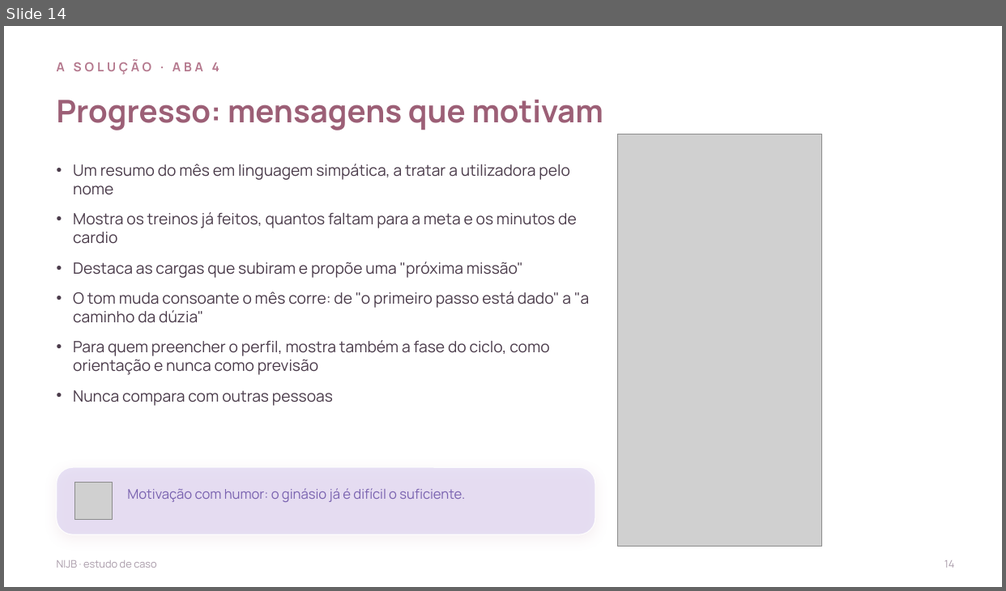
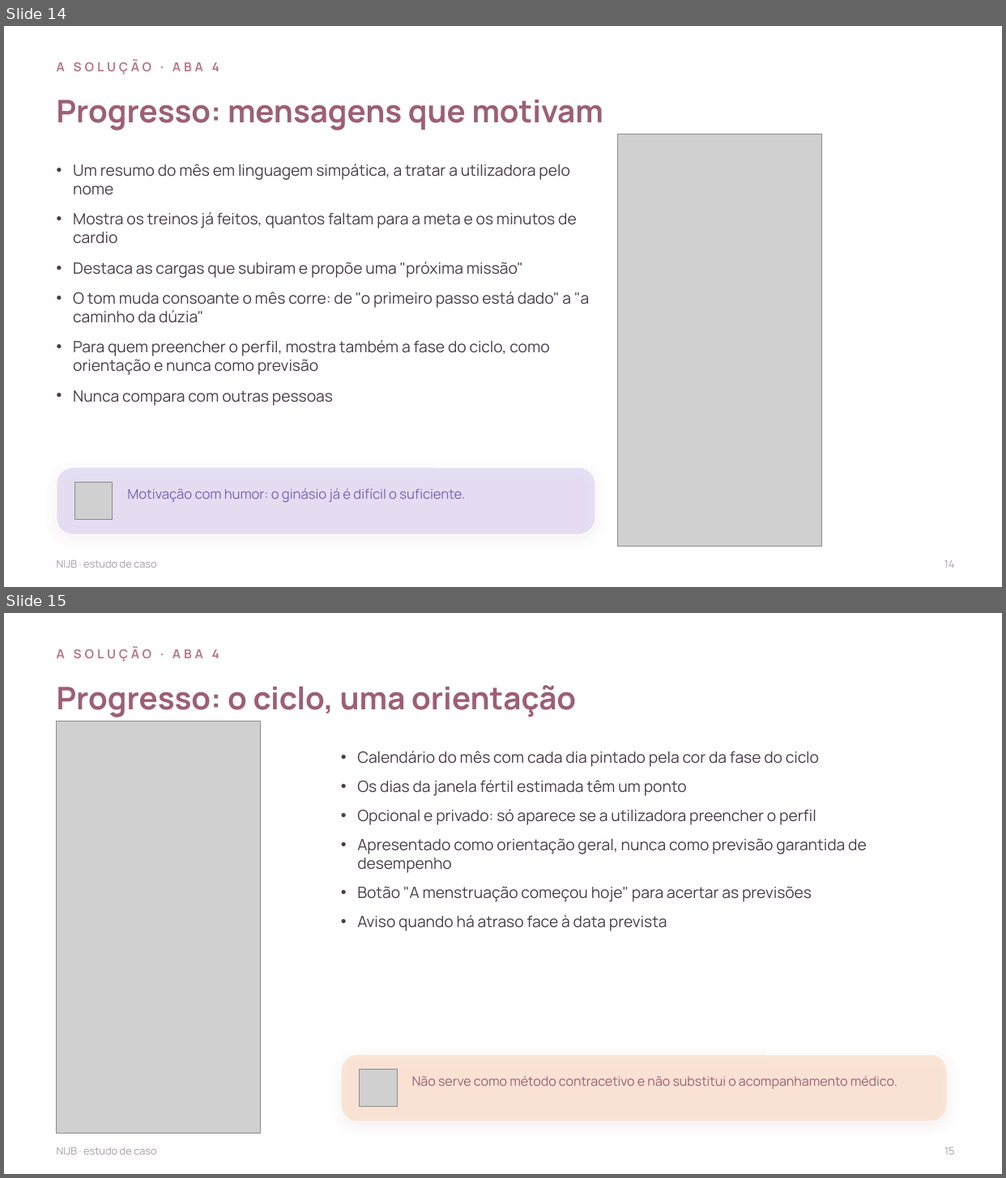
Before and after one commit to nauquero/nau-quero, a slide deck: NIJB-estudo-de-caso-completo.pptx. Shown one above the other, each under a label of ours: slide 14 before the commit, slides 14 and 15 after it. The pictures are 1006x591 and 1006x1178 pixels, drawn with LibreOffice and Linux fonts; fonts in the diff are those of the drawing; grey boxes stand for pictures; background and template pictures are left out. Boxes give left, top, right and bottom in pixels: in the first picture for what was removed or moved away, otherwise in the second. Text is boxed around its words. In the diff, an @@ line names an element or a change of style, - is before the commit and + after.

```diff
--- a/NIJB-estudo-de-caso-completo.pptx
+++ b/NIJB-estudo-de-caso-completo.pptx
@@ slide 15 added at (4, 613, 1002, 1174), background picture (left out) @@
@@ text added at (57, 649, 219, 662), 12 pt, text #B5798E, bold @@
+A SOLUÇÃO · ABA 4
@@ text added at (57, 685, 576, 717), 30 pt, text #9C5F76, bold @@
+Progresso: o ciclo, uma orientação
@@ picture added at (57, 722, 261, 1133) @@
@@ text added at (357, 751, 867, 931), 15 pt, text #4A3B4A @@
+• Calendário do mês com cada dia pintado pela cor da fase do ciclo
+• Os dias da janela fértil estimada têm um ponto
+• Opcional e privado: só aparece se a utilizadora preencher o perfil
+• Apresentado como orientação geral, nunca como previsão garantida de desempenho
+• Botão "A menstruação começou hoje" para acertar as previsões
+• Aviso quando há atraso face à data prevista
@@ rounded rectangle added at (341, 1054, 948, 1122), fill #FBDCC4 at 65% opacity, outline #FFFFFF 1 pt @@
@@ picture added at (360, 1070, 397, 1107) @@
@@ text added at (412, 1076, 897, 1089), 12.5 pt, text #9C5F76 @@
+Não serve como método contracetivo e não substitui o acompanhamento médico.
@@ text added at (57, 1148, 156, 1155), 10 pt, text #A99BA9 @@
+NIJB · estudo de caso
@@ text added at (944, 1148, 954, 1155), 10 pt, text #A99BA9 @@
+15
```
Also in this commit, not shown: 10 slides changed, 3 other slides added.
